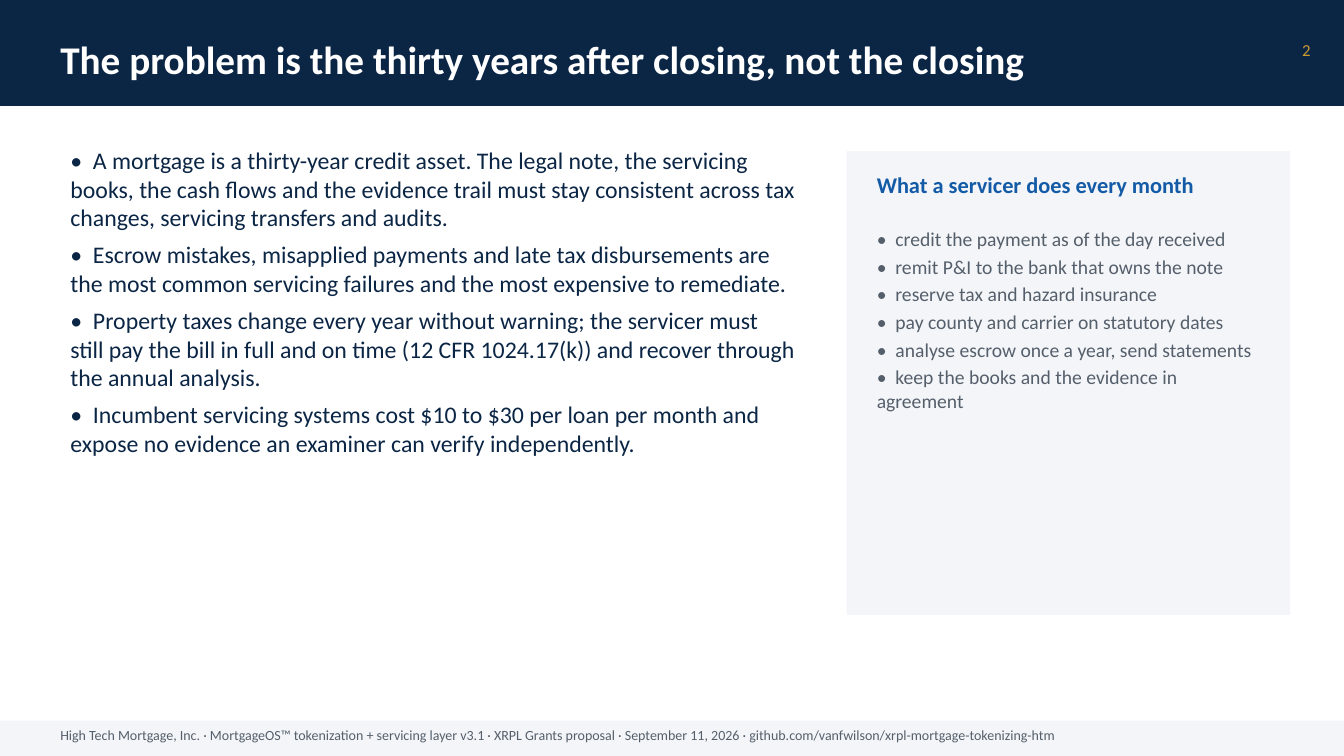
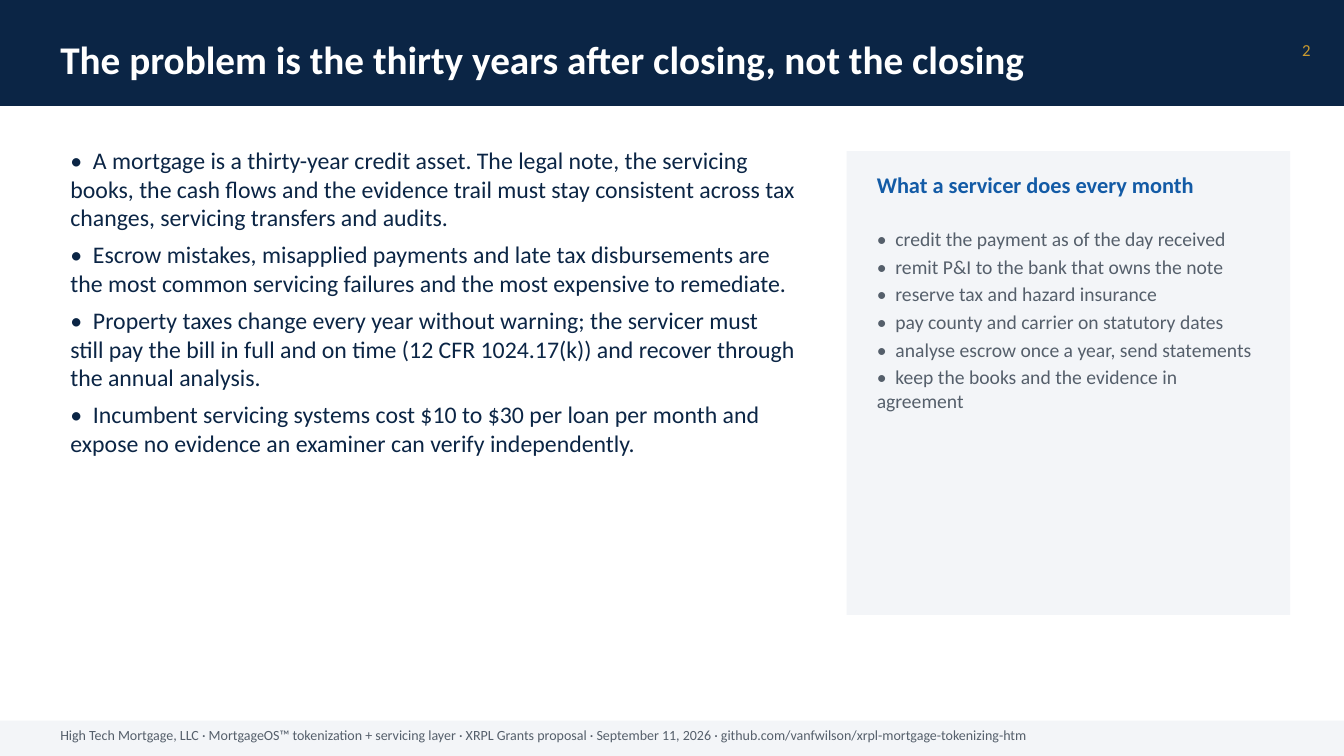
Before and after one commit to vanfwilson/xrpl-mortgage-tokenizing-htm, a slide deck: slide 2 of docs/grant-deck-2026-09-25.pptx. Drawn at 1344x756 pixels with LibreOffice and Linux fonts; fonts in the diff are those of the drawing. Boxes give left, top, right and bottom in pixels: in the first picture for what was removed or moved away, otherwise in the second. Text is boxed around its words. In the diff, an @@ line names an element or a change of style, - is before the commit and + after.

```diff
--- a/docs/grant-deck-2026-09-25.pptx
+++ b/docs/grant-deck-2026-09-25.pptx
@@ text at <box>60,730,1026,743</box>: text changed @@
-High Tech Mortgage, Inc. · MortgageOS™ tokenization + servicing layer v3.1 · XRPL Grants proposal · September 11, 2026 · github.com/vanfwilson/xrpl-mortgage-tokenizing-htm
+High Tech Mortgage, LLC · MortgageOS™ tokenization + servicing layer · XRPL Grants proposal · September 11, 2026 · github.com/vanfwilson/xrpl-mortgage-tokenizing-htm
```
Also in this commit, not shown: 14 other slides changed, 1 other file.
